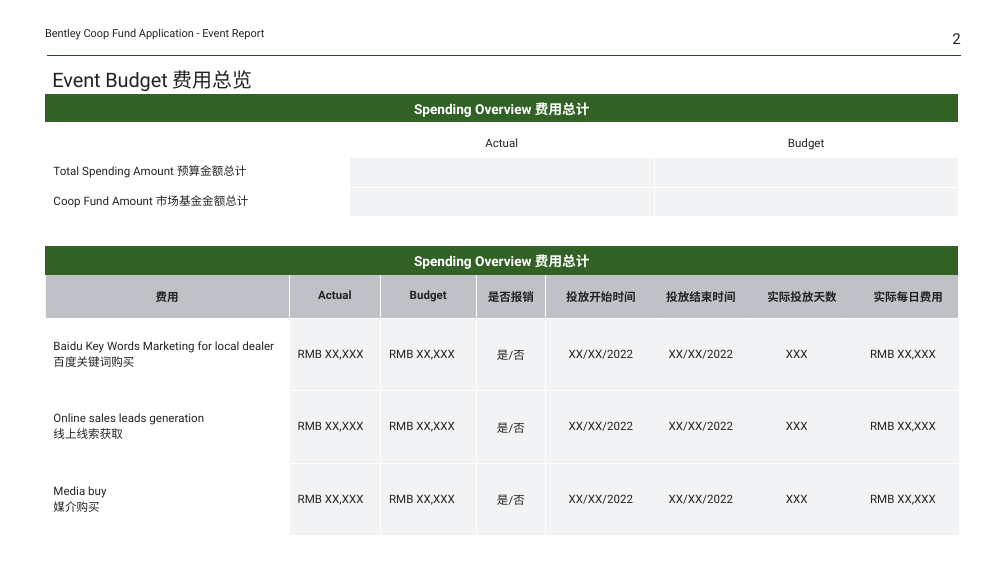
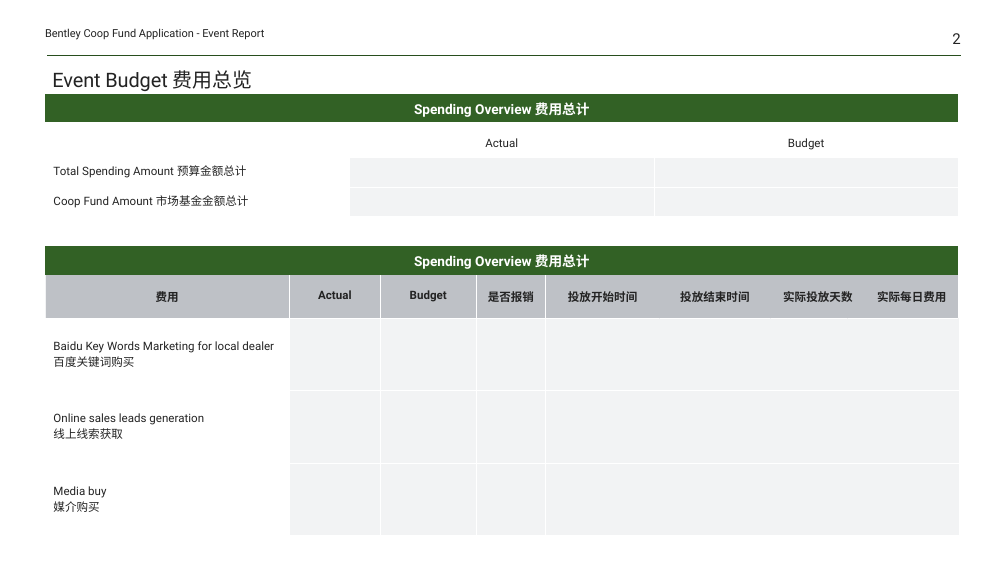
Before and after one commit to Yrtech-Tony/com.yrtech.Bentley.API.Upgrade, a slide deck: slide 2 of com.yrtech.bentleyAPI/com.yrtech.InventoryAPI/template/ReportOnLine.pptx. Drawn at 1008x567 pixels with LibreOffice and Linux fonts; fonts in the diff are those of the drawing. Boxes give left, top, right and bottom in pixels: in the first picture for what was removed or moved away, otherwise in the second. Text is boxed around its words. In the diff, an @@ line names an element or a change of style, - is before the commit and + after.

Commit message:
feat:线上 活动报告 2页

```diff
--- a/com.yrtech.bentleyAPI/com.yrtech.InventoryAPI/template/ReportOnLine.pptx
+++ b/com.yrtech.bentleyAPI/com.yrtech.InventoryAPI/template/ReportOnLine.pptx
@@ table at [45,274,959,536] @@
-row 2: Baidu Key Words Marketing for local dealer / 百度关键词购买 | RMB XX,XXX | RMB XX,XXX | 是/否 | XX/XX/2022 | XX/XX/2022 | XXX | RMB XX,XXX | 
+row 2: Baidu Key Words Marketing for local dealer / 百度关键词购买 |  |  |  |  |  |  |  | 
-row 3: Online sales leads generation / 线上线索获取 | RMB XX,XXX | RMB XX,XXX | 是/否 | XX/XX/2022 | XX/XX/2022 | XXX | RMB XX,XXX | 
+row 3: Online sales leads generation / 线上线索获取 |  |  |  |  |  |  |  | 
-row 4: Media buy / 媒介购买 | RMB XX,XXX | RMB XX,XXX | 是/否 | XX/XX/2022 | XX/XX/2022 | XXX | RMB XX,XXX | 
+row 4: Media buy / 媒介购买 |  |  |  |  |  |  |  | 
```
Also in this commit, not shown: 1 other slide changed, 2 other files.
